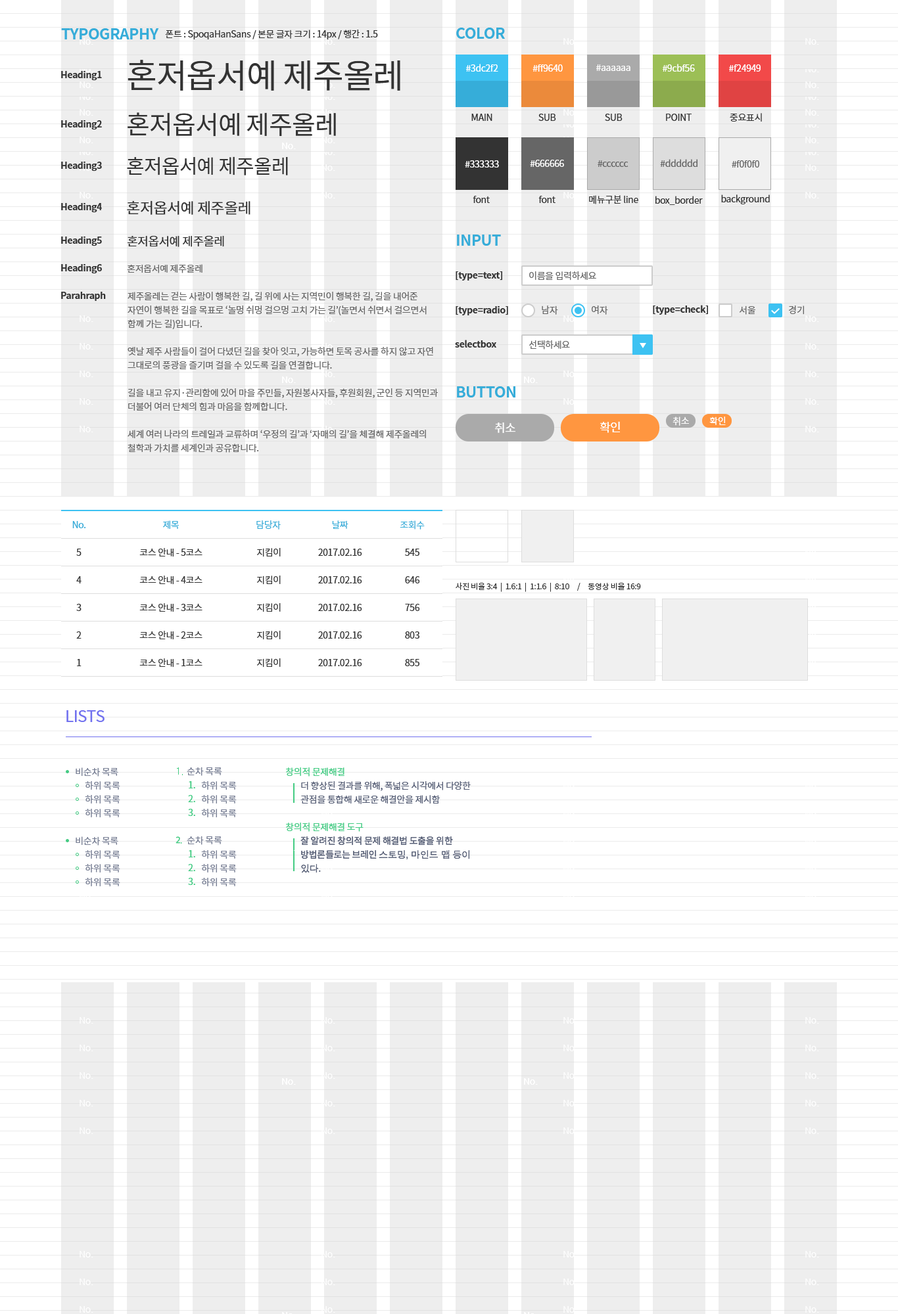
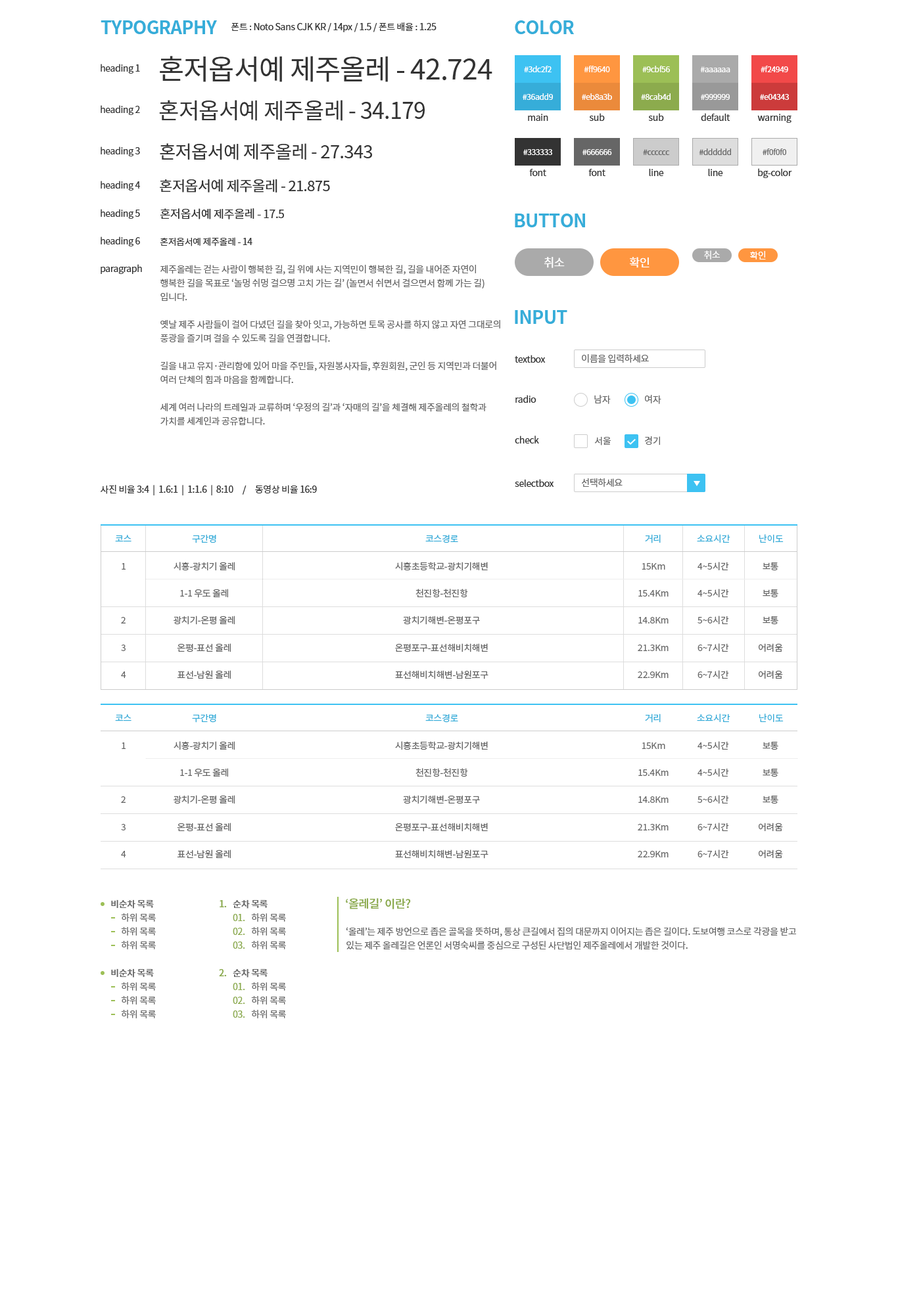
Layered file, before and after one edit (898 × 1314). Changes by layer:
removed group "LIST" (47 layers) over [left=40, top=142, right=592, bottom=1314]
removed group "[content]" (43 layers) from group "LIST" over [left=40, top=142, right=538, bottom=1314]
removed group "OL / LI" (14 layers) from group "[content]" over [left=40, top=142, right=538, bottom=1314]
removed group "group" (4th of 6, in "LIST" › "[content]" › "OL / LI") (6 layers) from group "OL / LI" over [left=40, top=142, right=538, bottom=1314]
removed group "depth 1" (4th of 4, in "LIST" › "[content]" › "OL / LI" › "group") (2 layers) from group "group" over [left=40, top=142, right=538, bottom=1314]
renamed "2." to "사진 비율 3:4 | 1.6:1 | 1:1.6 | 8:10 / 동영상 비율 16:9", moved it out of group "depth 1", painted on it over [left=40, top=142, right=538, bottom=1314]
removed group "DL / DT / DD" (12 layers) from group "[content]" over [left=40, top=142, right=538, bottom=1314]
removed group "group" (6th of 6, in "LIST" › "[content]" › "DL / DT / DD") (5 layers) from group "DL / DT / DD" over [left=40, top=142, right=538, bottom=1314]
removed group "DD" (2nd of 2, in "LIST" › "[content]" › "DL / DT / DD" › "group") (2 layers) from group "group" over [left=40, top=142, right=538, bottom=1314]
moved "tbody" (1st of 2, in "table" › "table") into group "table" over [left=61, top=38, right=819, bottom=1313]
moved "bottom_line" (2nd of 3, in "table" › "table" › "thead") into group "thead", painted on it over [left=61, top=38, right=819, bottom=1313]
removed group "grid_system" (3 layers) over [left=0, top=0, right=898, bottom=1314]
removed layer "leading_21px" (was luminosity, 50%) from group "grid_system" over [left=0, top=13, right=898, bottom=1311]
renamed "grid_80px_12" to "bullet", moved it into group "ul", painted on it, unmasked it over [left=61, top=0, right=837, bottom=1314]
…and 263 more changes (90 added, 10 mask, 5 moved_by, 53 painted, 93 removed, 29 renamed, 64 stack)
